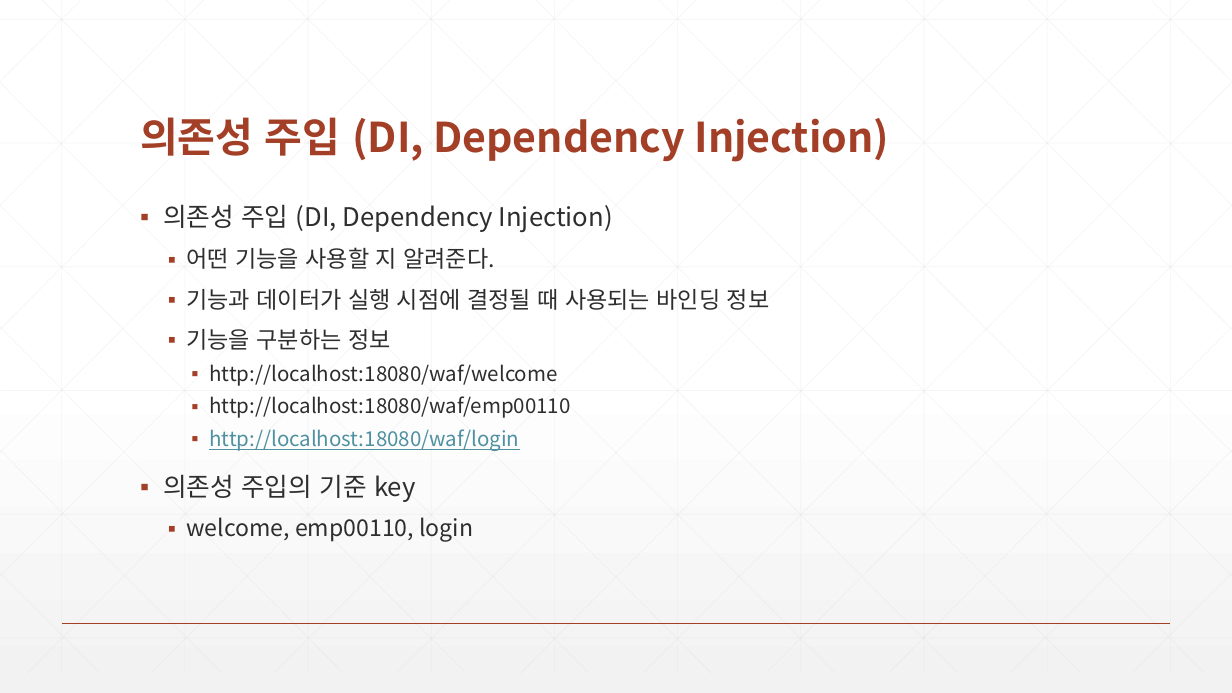
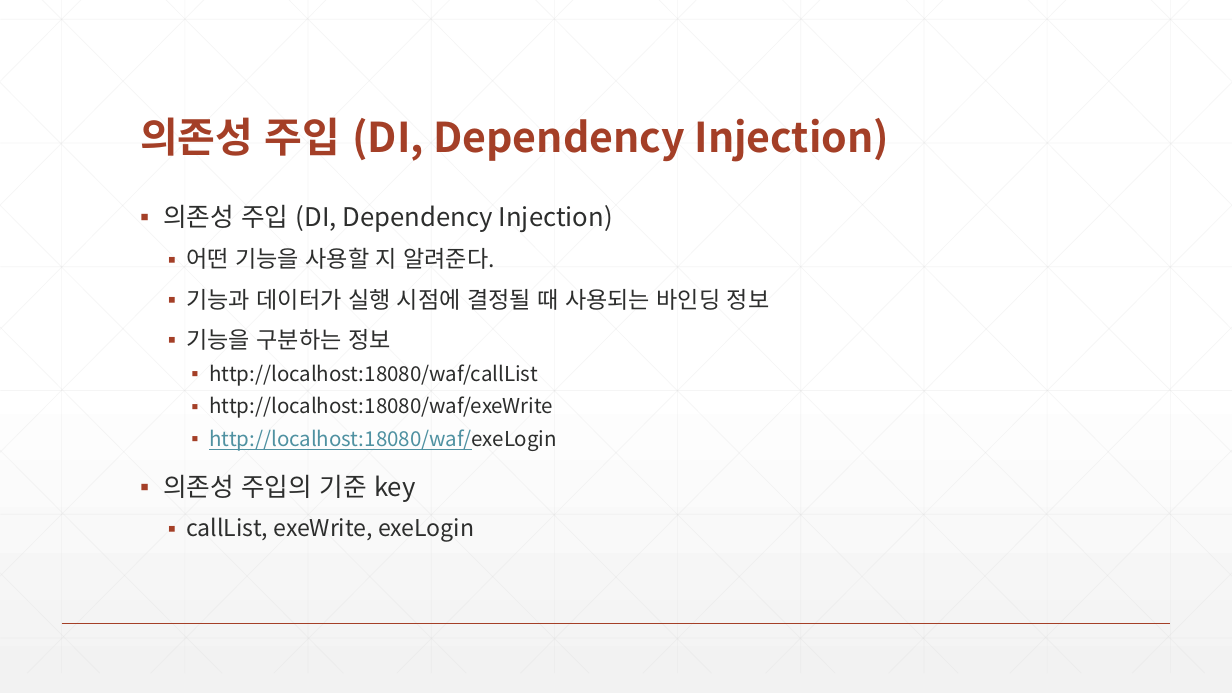
Before and after one commit to zeroshift01/code5, a slide deck: slide 5 of inflearn04/doc/교재.pptx. Drawn at 1232x693 pixels with LibreOffice and Linux fonts; fonts in the diff are those of the drawing. Boxes give left, top, right and bottom in pixels: in the first picture for what was removed or moved away, otherwise in the second. Text is boxed around its words. In the diff, an @@ line names an element or a change of style, - is before the commit and + after.

```diff
--- a/inflearn04/doc/교재.pptx
+++ b/inflearn04/doc/교재.pptx
@@ text at (209, 364, 557, 451): text changed @@
-    ▪ http://localhost:18080/waf/welcome
-    ▪ http://localhost:18080/waf/emp00110
-    ▪ http://localhost:18080/waf/login
+    ▪ http://localhost:18080/waf/callList
+    ▪ http://localhost:18080/waf/exeWrite
+    ▪ http://localhost:18080/waf/exeLogin
@@ text at (186, 517, 474, 542): text changed @@
-  ▪ welcome, emp00110, login
+  ▪ callList, exeWrite, exeLogin
```
Also in this commit, not shown: 2 other slides changed, 9 other files.
